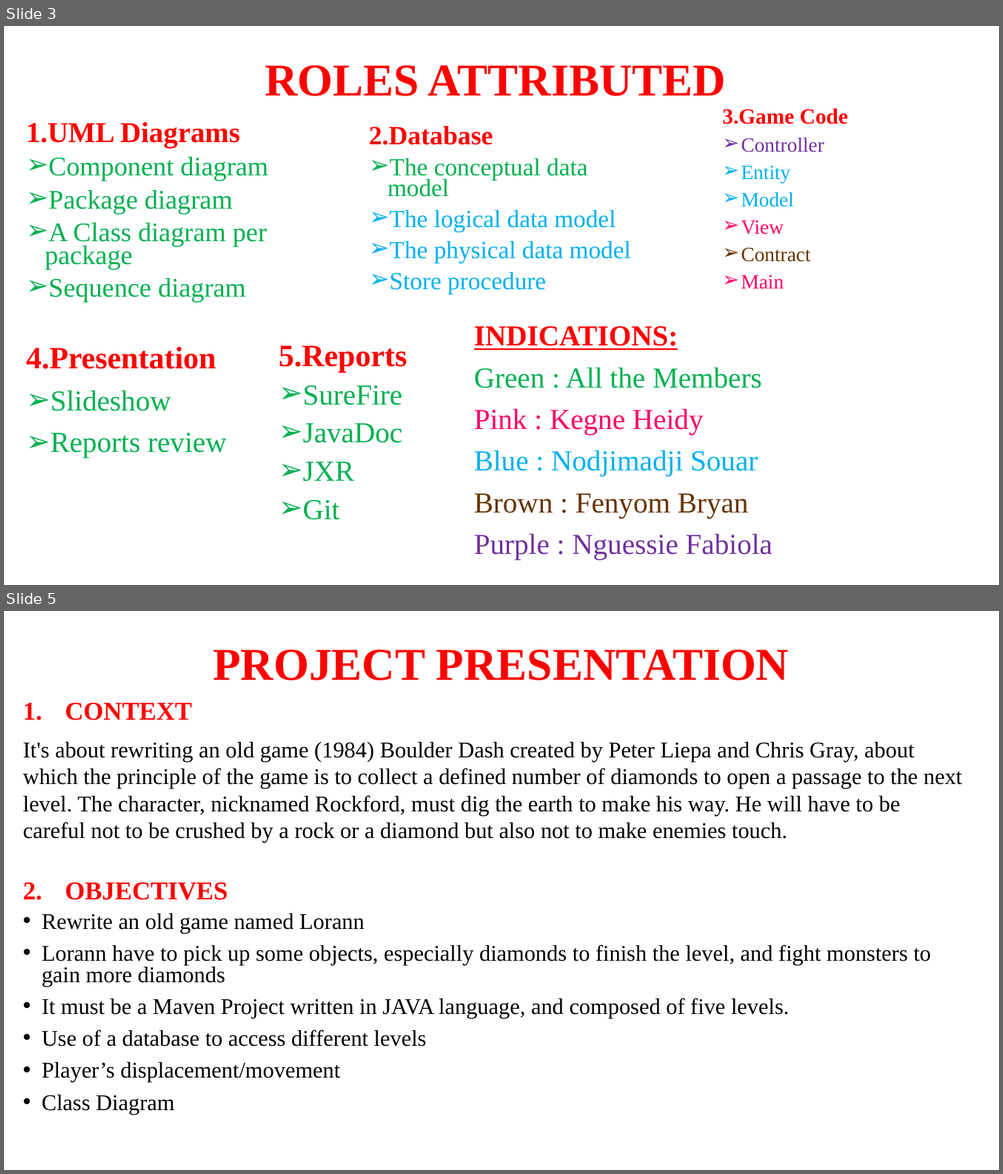
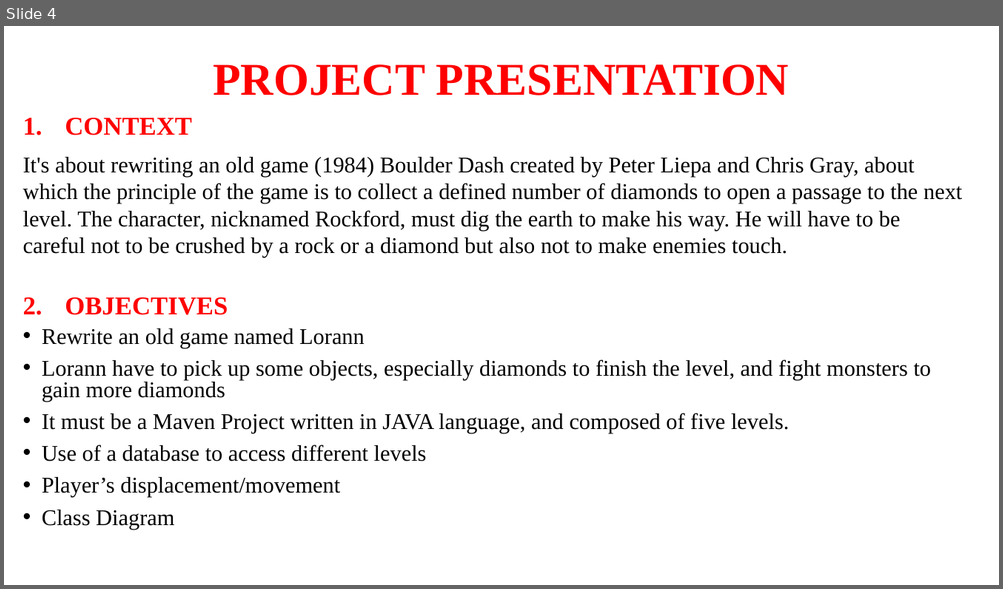
Before and after one commit to Djondang/Projet_UML-Java, a slide deck: model/PROJET UML.pptx. Shown one above the other, each under a label of ours: slides 3 and 5 before the commit, slide 4 after it; the slides between them are not shown. The pictures are 1003x1174 and 1003x589 pixels, drawn with LibreOffice and Linux fonts; fonts in the diff are those of the drawing. Boxes give left, top, right and bottom in pixels: in the first picture for what was removed or moved away, otherwise in the second. Text is boxed around its words. In the diff, an @@ line names an element or a change of style, - is before the commit and + after.

```diff
--- a/model/PROJET UML.pptx
+++ b/model/PROJET UML.pptx
@@ slide 3 removed at [4,26,999,585], background #FFFFFF @@
@@ title removed at [264,65,726,96] @@
-ROLES ATTRIBUTED
@@ text removed at [722,108,848,289] @@
-3.Game Code
-➢ Controller
-➢ Entity
-➢ Model
-➢ View
-➢ Contract
-➢ Main
@@ text removed at [26,122,268,302] @@
-1.UML Diagrams
-➢ Component diagram
-➢ Package diagram
-➢ A Class diagram per package
-➢ Sequence diagram
@@ text removed at [369,126,631,295] @@
-2.Database
-➢ The conceptual data model
-➢ The logical data model
-➢ The physical data model
-➢ Store procedure
@@ text removed at [474,326,772,560] @@
-INDICATIONS:
-Green : All the Members
-Pink : Kegne Heidy
-Blue : Nodjimadji Souar
-Brown : Fenyom Bryan
-Purple : Nguessie Fabiola
@@ text removed at [26,347,226,458] @@
-4.Presentation
-➢ Slideshow
-➢ Reports review
@@ text removed at [279,346,407,520] @@
-5.Reports
-➢ SureFire
-➢ JavaDoc
-➢ JXR
-➢ Git
@@ what was slide 5 is now slide 4 @@
```
Also in this commit, not shown: 11 slides changed, 1 slide added, 3 other slides removed.
